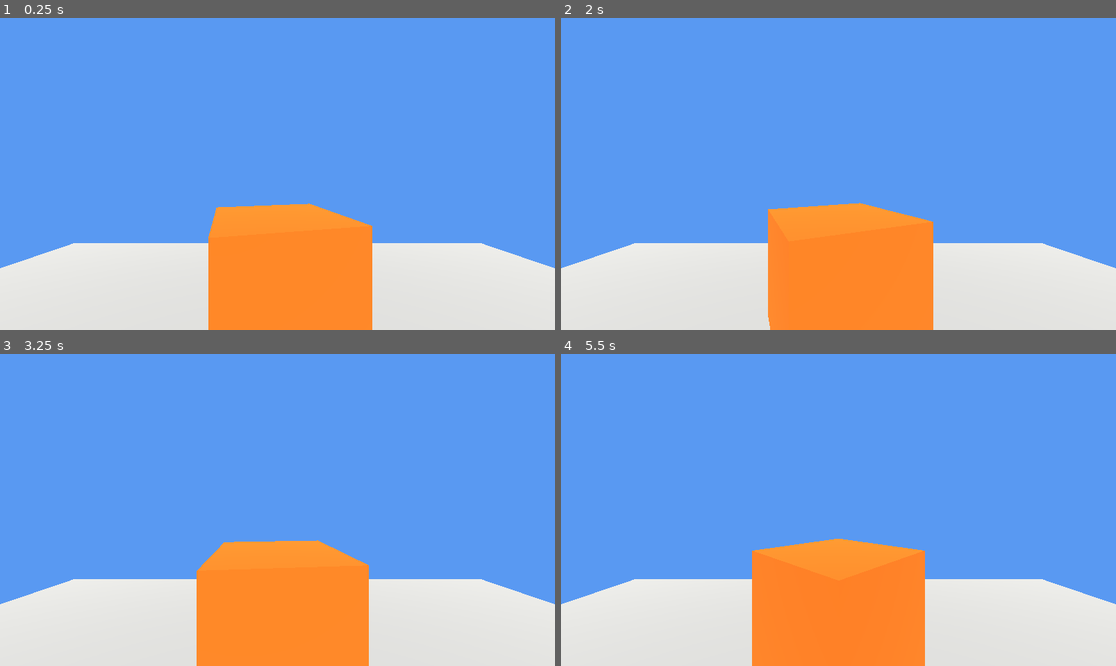
Above: before the commit, frames 1-4 (two rows, left to right).
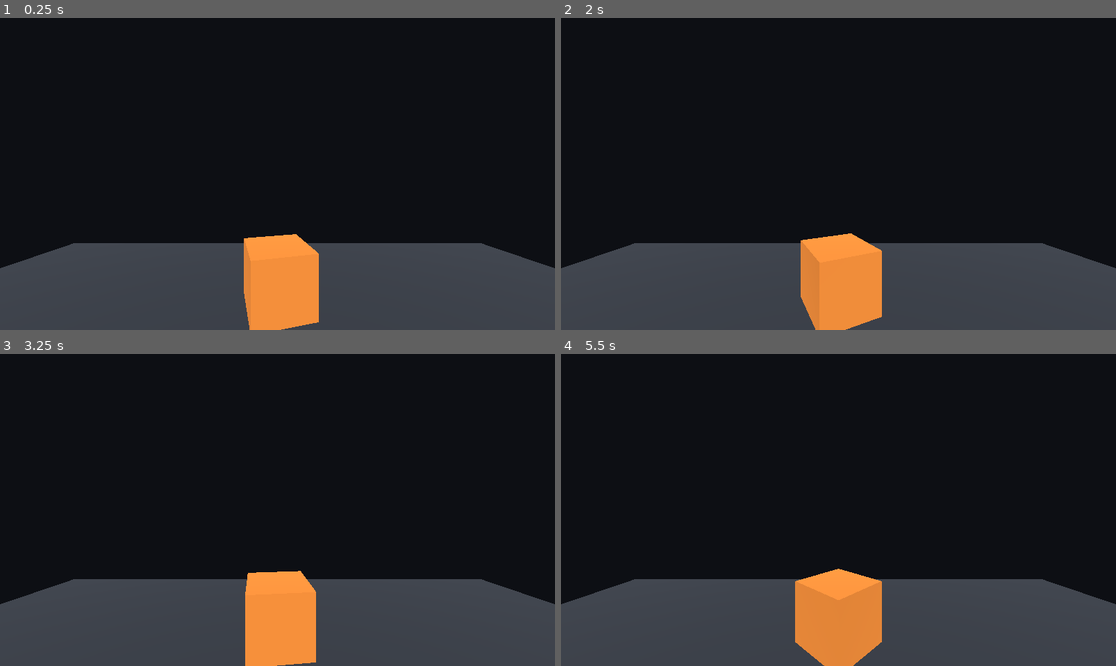
Above: after the commit, the same moments.

Repository: sosweetham/openloop
Game: Godot game, scene res://main.tscn
Two runs of this game, one before a commit and one after it. Both use one fixed random seed, a clock stepped at 60 frames per second and the inputs below.
Inputs:
- Up to frame 1 (0.25 s): no input
- Up to frame 2 (2 s): no input
- Up to frame 3 (3.25 s): no input
- Up to frame 4 (5.5 s): no input

The runs differ from the first frame. In frame 1, 97% of the frame differs, in the area x 0-100%, y 0-100%; in frame 2, 97%; in frame 3, 97%; in frame 4, 100%.

Commit message:
Remove the workarounds and diagnostics added while chasing the blank headset
The Activity context was the only cause. Back to the stock
android.app.NativeActivity with no Java code, the original manifest and
scene, and none of the frame dumps, pixel probes or stats logging.

Diff:
--- a/examples/godot/hello/main.tscn
+++ b/examples/godot/hello/main.tscn
@@ -4,21 +4,21 @@
 
 [sub_resource type="Environment" id="Environment_sky"]
 background_mode = 1
-background_color = Color(0.35, 0.6, 0.95, 1)
+background_color = Color(0.05, 0.06, 0.08, 1)
 ambient_light_source = 2
-ambient_light_color = Color(0.85, 0.85, 0.9, 1)
+ambient_light_color = Color(0.6, 0.6, 0.65, 1)
 
 [sub_resource type="PlaneMesh" id="PlaneMesh_floor"]
 size = Vector2(10, 10)
 
 [sub_resource type="StandardMaterial3D" id="Material_floor"]
-albedo_color = Color(0.75, 0.75, 0.72, 1)
+albedo_color = Color(0.2, 0.22, 0.25, 1)
 
 [sub_resource type="BoxMesh" id="BoxMesh_cube"]
-size = Vector3(0.6, 0.6, 0.6)
+size = Vector3(0.3, 0.3, 0.3)
 
 [sub_resource type="StandardMaterial3D" id="Material_cube"]
-albedo_color = Color(1, 0.45, 0.1, 1)
+albedo_color = Color(0.95, 0.55, 0.2, 1)
 
 [sub_resource type="BoxMesh" id="BoxMesh_hand"]
 size = Vector3(0.05, 0.05, 0.15)
Not shown, changed: apps/quest/src/headset.rs
Not shown, changed: apps/quest/src/lib.rs
Not shown, changed: apps/quest/src/render.rs
Not shown, changed: packages/rust/runtime/src/frame.rs
Not shown, changed: packages/rust/stream/src/compositor.rs
Not shown, changed: scripts/quest-apk.sh
